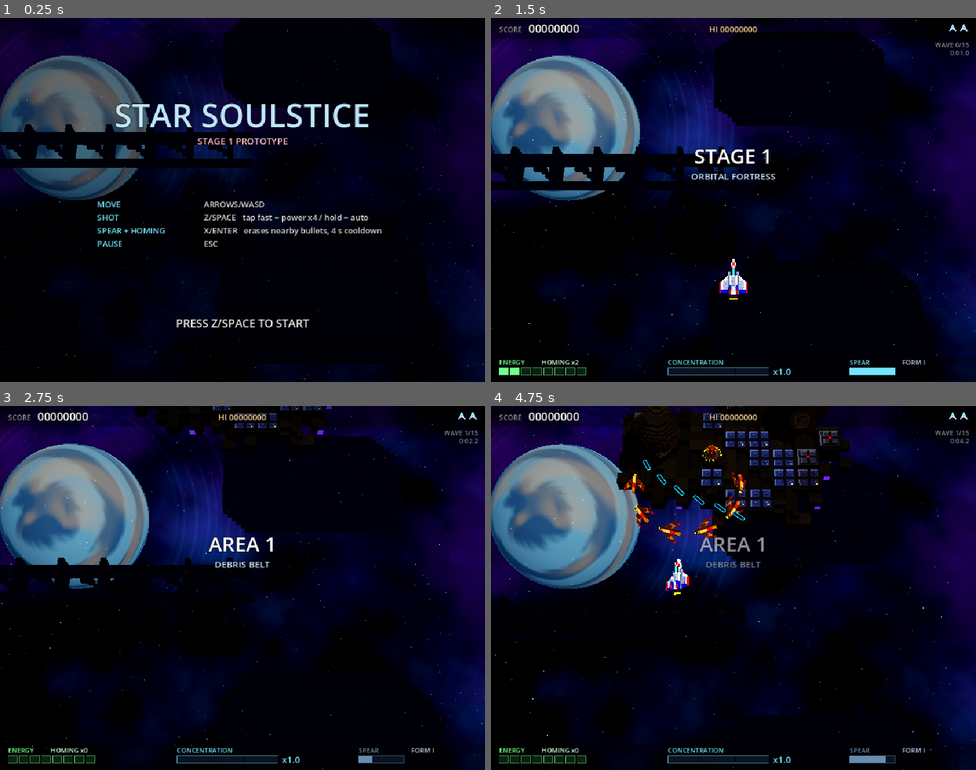
Above: before the commit, frames 1-4 (two rows, left to right).
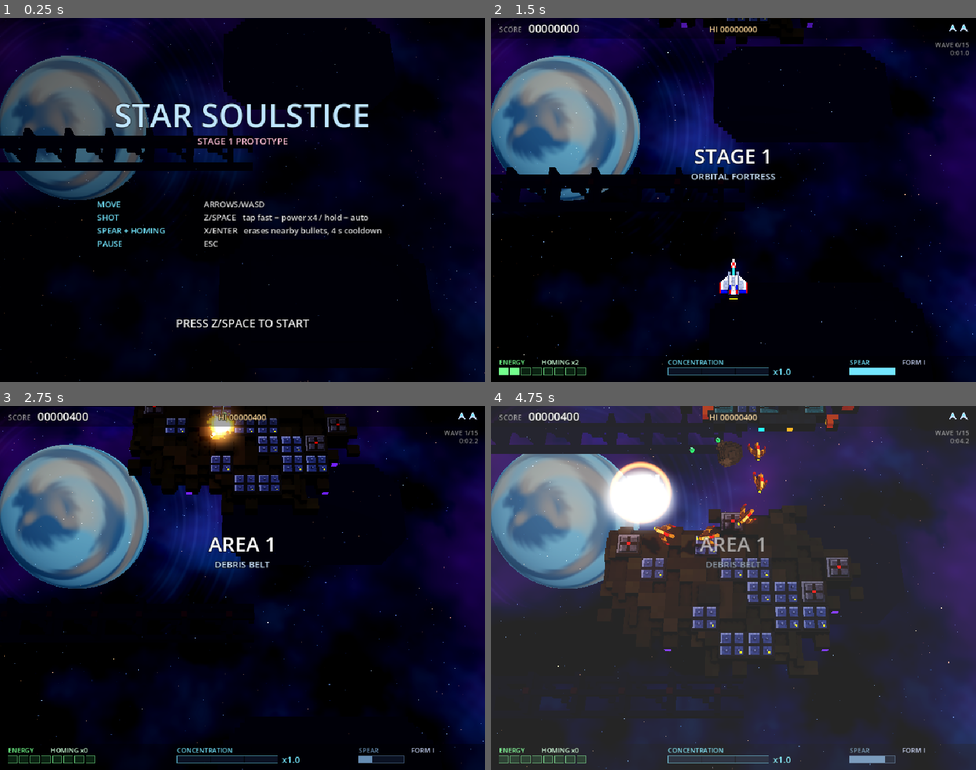
Above: after the commit, the same moments.

Repository: yos-gh/star-soulstice
Game: Godot game, scene res://main.tscn
Same seed, same stepped clock (60 frames per second), same inputs: the game is played once before the commit and once after it.
Inputs:
- Up to frame 1 (0.25 s): no input
- Up to frame 2 (1.5 s): tap Enter (side) at 0.5, 0.6 s; hold Right (right) 0.53-1.28 s; hold Q (back) from 1.28 s (still down); tap Space (confirm) at 1.35 s
- Up to frame 3 (2.75 s): tap Enter (side) at 1.55, 2.1 s; release Q (back) at 2.03 s; hold Right (right) from 2.03 s (still down)
- Up to frame 4 (4.75 s): release Right (right) at 2.78 s; hold Up (up) 2.78-3.53 s; tap Z at 2.85 s; tap Enter (side) at 3.05, 3.8, 4.55 s; hold Left (left) from 3.53 s (still down); tap Keypad Enter at 3.6 s; tap X at 4.35 s

The runs differ from the first frame. In frame 1, 2.0% of the frame differs, in the area x 0-100%, y 0-100%; in frame 2, 6.1%; in frame 3, 9.9%; in frame 4, 96%.

Commit message:
Faster tempo: double ship speed, faster scroll, softer targets, homing bloom
- Ship speed 8.5/11 -> 17/21, scroll 4 -> 7 (boss 2.5 -> 4.5)
- Tiles HP 1/1/2; dart 1, swirl 2, rammer 3, bulwark 120 (stays 11 s),
  turret 5, container 14, rocks 3/8
- Shorter wave gaps and timeouts; a wave of 5+ counts as cleared with one
  small straggler left; faster entries
- Homing lasers fan out wide and float for 0.32 s before turning in
- Time bonus counts down from 260 s

Co-Authored-By: Claude Opus 5.5 (1M context) <noreply@anthropic.com>

Diff:
--- a/scripts/enemy.gd
+++ b/scripts/enemy.gd
@@ -56,22 +56,22 @@
 	var mesh_name := k
 	match k:
 		"dart":
-			hp = 2.0
+			hp = 1.0
 			radius = 0.75
 			score = 100
 			energy_drop = 2.0
 		"swirl":
-			hp = 4.0
+			hp = 2.0
 			radius = 0.9
 			score = 200
 			energy_drop = 3.0
 		"rammer":
-			hp = 6.0
+			hp = 3.0
 			radius = 0.85
 			score = 300
 			energy_drop = 3.0
 		"container":
-			hp = 24.0
+			hp = 14.0
 			radius = 1.1
 			score = 1000
 			energy_drop = 4.0
@@ -80,7 +80,7 @@
 			drops_power = true
 			blast = 1.6
 		"turret":
-			hp = 9.0
+			hp = 5.0
 			radius = 0.8
 			score = 400
 			energy_drop = 4.0
@@ -91,7 +91,7 @@
 			fire_t = 1.0 + randf() * 1.5
 		"rock":
 			var big: bool = p.get("big", false)
-			hp = 14.0 if big else 5.0
+			hp = 8.0 if big else 3.0
 			radius = 1.6 if big else 0.9
 			score = 500 if big else 150
 			energy_drop = 8.0 if big else 3.0
@@ -99,7 +99,7 @@
 			counts = false
 			mesh_name = "rock_l" if big else "rock_s"
 		"bulwark":
-			hp = 220.0
+			hp = 120.0
 			radius = 2.1
 			score = 3000
 			energy_drop = 14.0
@@ -254,9 +254,9 @@
 ## params: x, stay
 func _bulwark(dt: float) -> void:
 	var hold_z := game.field_top + 5.0
-	var stay: float = p.get("stay", 15.0)
+	var stay: float = p.get("stay", 11.0)
 	if position.z < hold_z and t < stay:
-		position.z = move_toward(position.z, hold_z, 3.2 * dt)
+		position.z = move_toward(position.z, hold_z, 7.0 * dt)
 		fire_t = 0.8
 	elif t < stay:
 		position.x = float(p["x"]) + sin(t * 0.6) * 1.6
--- a/scripts/game.gd
+++ b/scripts/game.gd
@@ -23,8 +23,8 @@
 
 const DT := 1.0 / 60.0
 const GROUND_Y := -3.0
-const SCROLL := 4.0
-const BOSS_SCROLL := 2.5
+const SCROLL := 7.0
+const BOSS_SCROLL := 4.5
 const CAM_PITCH := 66.0
 const CAM_DIST := 34.0
 const CAM_FOV := 40.0
@@ -33,7 +33,7 @@
 const EXTENDS := [200000, 600000, 1200000]
 ## Time bonus: BONUS_RATE points for every second the stage took under
 ## BONUS_T. Tuned so a quick clear earns about as much as the destruction.
-const BONUS_T := 300.0
+const BONUS_T := 260.0
 const BONUS_RATE := 1300
 
 var state := State.TITLE
@@ -744,6 +744,8 @@
 
 func on_spear(n: int) -> void:
 	spears += 1
+	if log_status:
+		print("SPEAR t=%.1f homing=%d" % [play_t, n])
 	sfx.play("spear")
 	fx.shockwave(player.position + Vector3(0, 0.5, 0), Player.SPEAR_R, Color(0.4, 0.85, 1.0))
 	if n > 0:
--- a/scripts/island.gd
+++ b/scripts/island.gd
@@ -7,7 +7,7 @@
 ## cell (i, j) centre in local space: ((i - w/2 + .5) * CELL, 0, (j - h/2 + .5) * CELL).
 
 const CELL := 2.0
-const TILE_HP := [1.0, 2.0, 4.0]
+const TILE_HP := [1.0, 1.0, 2.0]
 const TILE_ENERGY := [2.0, 5.0, 10.0]
 const TILE_SCORE := [50, 150, 400]
 const TILE_TOP := [0.0, 0.125, 0.25]  # above the deck (tiles sit in sockets)
--- a/scripts/player.gd
+++ b/scripts/player.gd
@@ -25,7 +25,7 @@
 const CONC_FALL := 0.9
 const TAP_GAP := 0.045
 const AUTO_RATE := [9.0, 12.0, 12.0]
-const SPEED := [8.5, 11.0, 11.0]
+const SPEED := [17.0, 21.0, 21.0]
 const SPEAR_CD := 4.0
 const SPEAR_TIME := 0.42
 const SPEAR_LEN := 12.5
--- a/scripts/shots.gd
+++ b/scripts/shots.gd
@@ -9,6 +9,7 @@
 const HOMING_DMG := 16.0
 const HOMING_SPEED := 50.0
 const TRAIL := 12
+const BLOOM := 0.32  # seconds the lasers float outward before homing
 
 var game: Game
 var pos := PackedVector3Array()
@@ -87,14 +88,16 @@
 	var targets := game.homing_targets(p)
 	for i in count:
 		var spread := 0.0 if count == 1 else lerpf(-1.0, 1.0, float(i) / (count - 1))
-		var ang := PI / 2.0 + spread * deg_to_rad(75.0)
-		var v := Vector3(cos(ang), 0, sin(ang)) * 18.0
+		# fan out behind and to the sides; they float for a moment before
+		# turning on their targets
+		var ang := PI / 2.0 + spread * deg_to_rad(115.0) + randf_range(-0.12, 0.12)
+		var v := Vector3(cos(ang), 0, sin(ang)) * randf_range(13.0, 16.0)
 		var tgt: Object = null
 		if not targets.is_empty():
 			tgt = targets[i % targets.size()]
 		var trail := PackedVector3Array()
 		trail.push_back(p)
-		homing.append({"pos": p + Vector3(0, 0, 0.6), "vel": v, "target": tgt, "life": 2.6, "trail": trail, "done": false, "fade": 0.25, "t": 0.0})
+		homing.append({"pos": p + Vector3(0, 0, 0.6), "vel": v, "target": tgt, "life": 3.0, "trail": trail, "done": false, "fade": 0.25, "t": 0.0})
 
 
 func tick(dt: float) -> void:
@@ -128,11 +131,25 @@
 			h["target"] = tgt
 		var v: Vector3 = h["vel"]
 		var hp: Vector3 = h["pos"]
-		var spd := minf(HOMING_SPEED, 18.0 + h["t"] * 110.0)
+		var ht: float = h["t"]
+		if ht < BLOOM:
+			# bloom: drift outward and slow down, no steering yet
+			v *= 1.0 - 4.0 * dt
+			hp += v * dt
+			h["vel"] = v
+			h["pos"] = hp
+			trail.push_back(hp)
+			if trail.size() > TRAIL:
+				trail.remove_at(0)
+			h["trail"] = trail
+			k += 1
+			continue
+		var ta := ht - BLOOM
+		var spd := minf(HOMING_SPEED, maxf(v.length(), 4.0) + ta * 90.0)
 		if is_instance_valid(tgt):
 			var to: Vector3 = (tgt as Enemy).hit_pos - hp
 			to.y = 0.0
-			var turn := clampf(6.0 + h["t"] * 60.0, 0.0, 40.0)
+			var turn := clampf(2.0 + ta * 45.0, 0.0, 40.0)
 			var want := to.normalized() * spd
 			v = v.lerp(want, clampf(turn * dt, 0.0, 1.0))
 			if v.length() > 0.001:
--- a/scripts/stage.gd
+++ b/scripts/stage.gd
@@ -12,7 +12,7 @@
 ## arrival"). Turrets come with the islands and containers on their own
 ## timer; neither counts toward clearing a wave. After the last wave: boss.
 
-const GAP := 0.7
+const GAP := 0.3
 const CONTAINER_EVERY := 12.0
 const ROCK_EVERY := 1.3
 const AREA_NAMES := {"debris": ["AREA 1", "DEBRIS BELT"], "hull": ["AREA 2", "OUTER HULL"], "core": ["AREA 3", "CORE BLOCK"]}
@@ -62,7 +62,7 @@
 					var s: Array = pending.pop_front()
 					_spawn(s[1], s[2])
 			var w: Dictionary = waves[wi] if wi >= 0 and wi < waves.size() else {}
-			var cleared := pending.is_empty() and _alive() == 0
+			var cleared := pending.is_empty() and _nearly_clear()
 			var timeout := not w.is_empty() and wave_t >= float(w["timeout"])
 			if wi < 0 or cleared or timeout:
 				gap_t -= dt
@@ -87,6 +87,22 @@
 				game.spawn_boss()
 
 
+## Early arrival is generous: in a wave of 5+ the last small fighter may
+## still be alive.
+func _nearly_clear() -> bool:
+	var alive: Array = []
+	for m in members:
+		if not is_instance_valid(m):
+			continue
+		if m is Enemy and not (m as Enemy).dead and game.enemies.has(m):
+			alive.append(m)
+		elif m is Lazaro and not (m as Lazaro).finished:
+			return false
+	if alive.is_empty():
+		return true
+	return alive.size() == 1 and members.size() >= 5 and (alive[0] as Enemy).kind != "bulwark"
+
+
 func _alive() -> int:
 	var c := 0
 	for m in members:
@@ -160,7 +176,7 @@
 func col(at: float, xn: float, count: int, interval: float, dir: int) -> Array:
 	var out := []
 	for i in count:
-		out.append([at + i * interval, "dart", {"x": xn * _hw(), "vx": 0.0, "vz": 13.0, "turn_t": 0.75, "turn": -dir * 3.3, "turn_dur": 0.95, "fire_at": 0.45}])
+		out.append([at + i * interval, "dart", {"x": xn * _hw(), "vx": 0.0, "vz": 16.0, "turn_t": 0.6, "turn": -dir * 3.3, "turn_dur": 0.95, "fire_at": 0.45}])
 	return out
 
 
@@ -196,11 +212,11 @@
 	return out
 
 
-func bulwark(at: float, xn: float, stay := 15.0) -> Array:
+func bulwark(at: float, xn: float, stay := 11.0) -> Array:
 	return [[at, "bulwark", {"x": xn * _hw(), "z": _top() - 3.0, "stay": stay}]]
 
 
-func _w(area_name: String, spawns: Array, timeout := 9.0, mid := false) -> void:
+func _w(area_name: String, spawns: Array, timeout := 7.0, mid := false) -> void:
 	waves.append({"spawns": spawns, "timeout": timeout, "mid": mid, "area": area_name})
 
 
@@ -208,20 +224,20 @@
 	# AREA 1: debris belt (asteroids drift through on their own timer)
 	_w("debris", col(0.5, -0.45, 6, 0.2, 1))
 	_w("debris", col(0.0, 0.45, 6, 0.2, -1) + rammers(1.6, [-0.3], 0.2))
-	_w("debris", swirls(0.0, -1, 5, 0.25) + swirls(1.2, 1, 5, 0.25), 10.0)
+	_w("debris", swirls(0.0, -1, 5, 0.25) + swirls(1.2, 1, 5, 0.25), 8.0)
 	_w("debris", vform(0.0, 0.0) + rammers(1.2, [-0.5, 0.5], 0.4) + vform(2.2, -0.4))
 	# AREA 2: outer hull
-	_w("hull", bulwark(0.0, 0.0) + col(2.0, -0.8, 4, 0.2, 1) + col(4.0, 0.8, 4, 0.2, -1), 17.0)
+	_w("hull", bulwark(0.0, 0.0) + col(2.0, -0.8, 4, 0.2, 1) + col(4.0, 0.8, 4, 0.2, -1), 12.0)
 	_w("hull", sweep(0.0, -1, 6, 0.22) + sweep(1.0, 1, 6, 0.22))
 	_w("hull", vform(0.0, -0.5) + vform(0.8, 0.5) + vform(1.6, 0.0))
-	_w("hull", bulwark(0.0, -0.5) + bulwark(1.5, 0.5), 18.0)
-	_w("hull", swirls(0.0, -1, 5, 0.22) + rammers(1.0, [-0.4, 0.4], 0.3) + swirls(1.5, 1, 5, 0.22), 10.0)
+	_w("hull", bulwark(0.0, -0.5) + bulwark(1.5, 0.5), 12.0)
+	_w("hull", swirls(0.0, -1, 5, 0.22) + rammers(1.0, [-0.4, 0.4], 0.3) + swirls(1.5, 1, 5, 0.22), 8.0)
 	# open space between the hull and the core: Lazaro
 	mid_index = waves.size()
 	_w("open", [[0.0, "lazaro", {}]], 60.0, true)
 	# AREA 3: core block
 	_w("core", col(0.0, -0.6, 5, 0.18, 1) + col(0.6, 0.6, 5, 0.18, -1) + col(1.2, -0.2, 5, 0.18, 1) + col(1.8, 0.2, 5, 0.18, -1))
-	_w("core", bulwark(0.0, 0.0) + rammers(2.0, [-0.6, 0.6], 0.2) + rammers(4.0, [0.0], 0.2), 17.0)
+	_w("core", bulwark(0.0, 0.0) + rammers(2.0, [-0.6, 0.6], 0.2) + rammers(4.0, [0.0], 0.2), 12.0)
 	_w("core", vform(0.0, -0.6) + vform(0.5, 0.6) + vform(1.2, 0.0) + vform(2.0, -0.3) + vform(2.5, 0.3))
-	_w("core", bulwark(0.0, -0.55) + bulwark(1.0, 0.55) + swirls(3.0, -1, 4, 0.25) + swirls(3.5, 1, 4, 0.25), 18.0)
-	_w("core", sweep(0.0, -1, 8, 0.18) + sweep(0.4, 1, 8, 0.18) + col(1.5, 0.0, 6, 0.2, 1), 10.0)
+	_w("core", bulwark(0.0, -0.55) + bulwark(1.0, 0.55) + swirls(3.0, -1, 4, 0.25) + swirls(3.5, 1, 4, 0.25), 12.0)
+	_w("core", sweep(0.0, -1, 8, 0.18) + sweep(0.4, 1, 8, 0.18) + col(1.5, 0.0, 6, 0.2, 1), 8.0)
